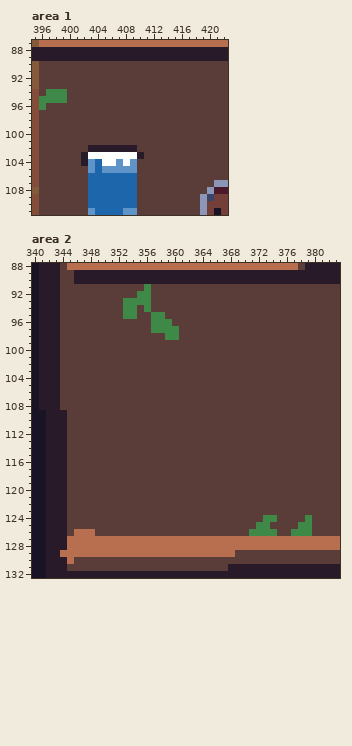
Two states of a pixel-art file, sprites/brainstorming.aseprite. Above is the file before it was changed.
500x200 pixels, 1 frame. Shown: area 1: x 395..422, y 87..111; area 2: x 340..383, y 88..132.
After the commit:
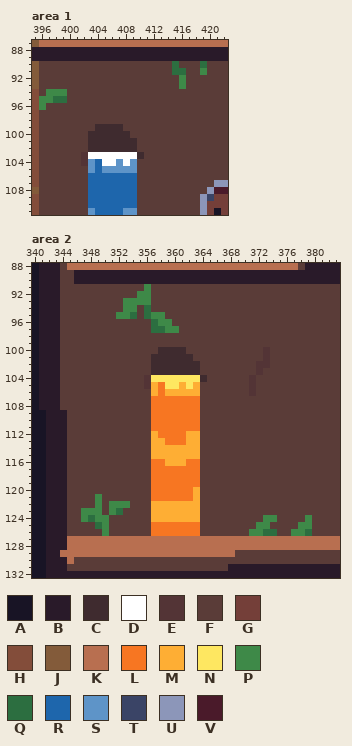
Palette (. is transparent): A #181425  B #291a29  C #3f2b2f  D #ffffff  E #533436  F #5a3c38  G #743f39  H #834d3a  J #835b3a  K #b86f50  L #f77622  M #feae34  N #fee761  P #3e8948  Q #2c6e40  R #1e66ac  S #5e94c8  T #3a4466  U #8c96b9  V #4a1a2a
From old to new:
Area 1, layer "FG":
Colour B gives way to colour C in row 102 at x 403 to 409; in row 103 at x 410.
Colour F gives way to colour C in row 99 at x 404 to 407; in row 100 at x 403 to 408; in row 101 at x 403 to 409.
Colour B gives way to colour E in rows 103 to 104 at x 402.
Colour F gives way to colour P in row 91 at x 419; in rows 92 to 93 at x 416.
Colour F gives way to colour Q in row 90 at x 415 and 419; in row 91 at x 415 to 416.
Colour P gives way to colour Q in row 95 at x 398 to 399.
Area 2, layer "FG":
Colour F gives way to colour C in row 100 at x 358 to 361; in row 101 at x 357 to 362; in rows 102 to 103 at x 357 to 363; in row 104 at x 364.
Colour F gives way to colour E in rows 100 to 101 at x 373; in row 102 at x 372 to 373; in row 103 at x 372; in rows 104 to 105 at x 356 and 371; in row 106 at x 371.
Colour K gives way to colour F in row 126 at x 346 to 348.
Colour P gives way to colour F in row 98 at x 359 to 360.
Colour F gives way to colour L in rows 105 to 106 at x 358; in rows 107 to 111 at x 357 to 363; in row 112 at x 358 to 361; in row 113 at x 359 to 361; in row 116 at x 357 to 358 and 362 to 363; in rows 117 to 119 at x 357 to 363.
Colour F gives way to colour L in rows 120 to 121 at x 357 to 362; in rows 125 to 126 at x 357 to 363.
Colour F gives way to colour M in row 105 at x 357, 361 and 363; in row 106 at x 357 and 359 to 363; in row 112 at x 357 and 362 to 363; in row 113 at x 357 to 358 and 362 to 363; in rows 114 to 115 at x 357 to 363; in row 116 at x 359 to 361.
Colour F gives way to colour M in rows 120 to 121 at x 363; in rows 122 to 124 at x 357 to 363.
Colour F gives way to colour N in row 104 at x 357 to 363; in row 105 at x 359 to 360 and 362.
Colour F gives way to colour P in row 95 at x 352; in row 121 at x 349; in row 122 at x 349 and 351 to 353; in row 123 at x 347 to 349 and 351; in row 124 at x 347 and 349 to 350; in rows 125 to 126 at x 350.
Colour F gives way to colour Q in row 95 at x 356; in row 123 at x 352; in row 124 at x 348; in row 125 at x 349.
Colour P gives way to colour Q in row 94 at x 356; in row 95 at x 354; in row 96 at x 357; in row 97 at x 357 to 358; in row 126 at x 373 to 374 and 379.
Changed places in both pictures, as pixel boxes (x1, y1, x2, y2):
changed: (172, 61, 207, 89)
changed: (53, 96, 67, 103)
changed: (81, 124, 144, 166)
changed: (74, 305, 207, 536)
changed: (249, 347, 270, 396)
changed: (263, 529, 277, 536)
changed: (305, 529, 312, 536)
